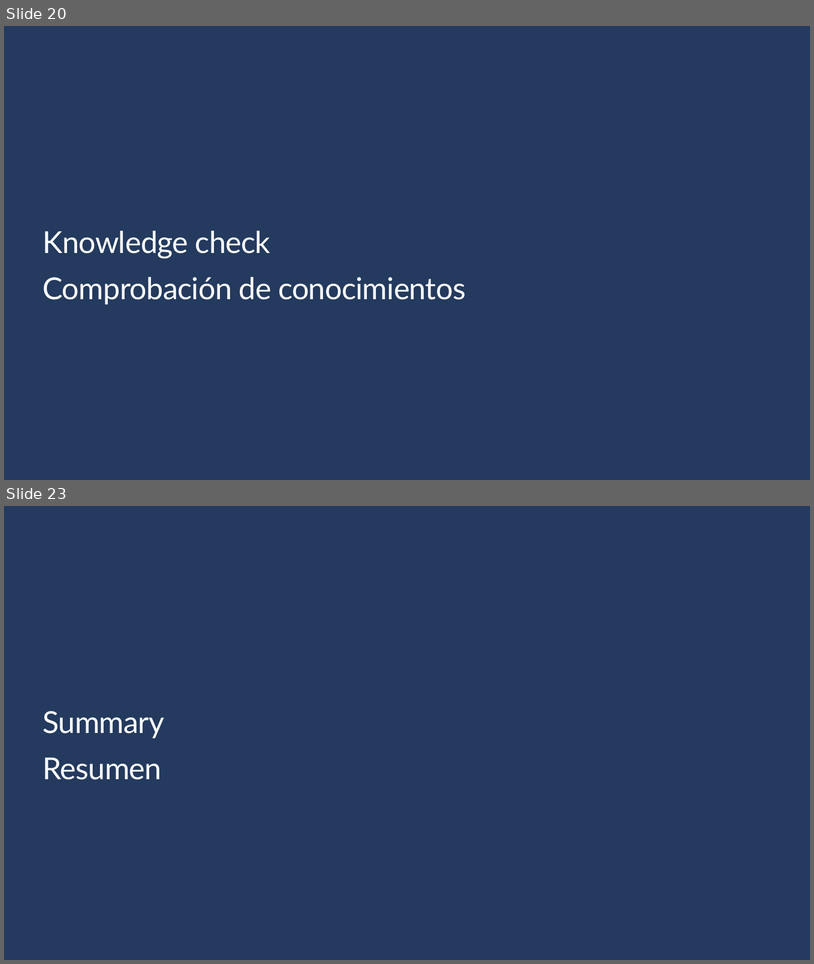
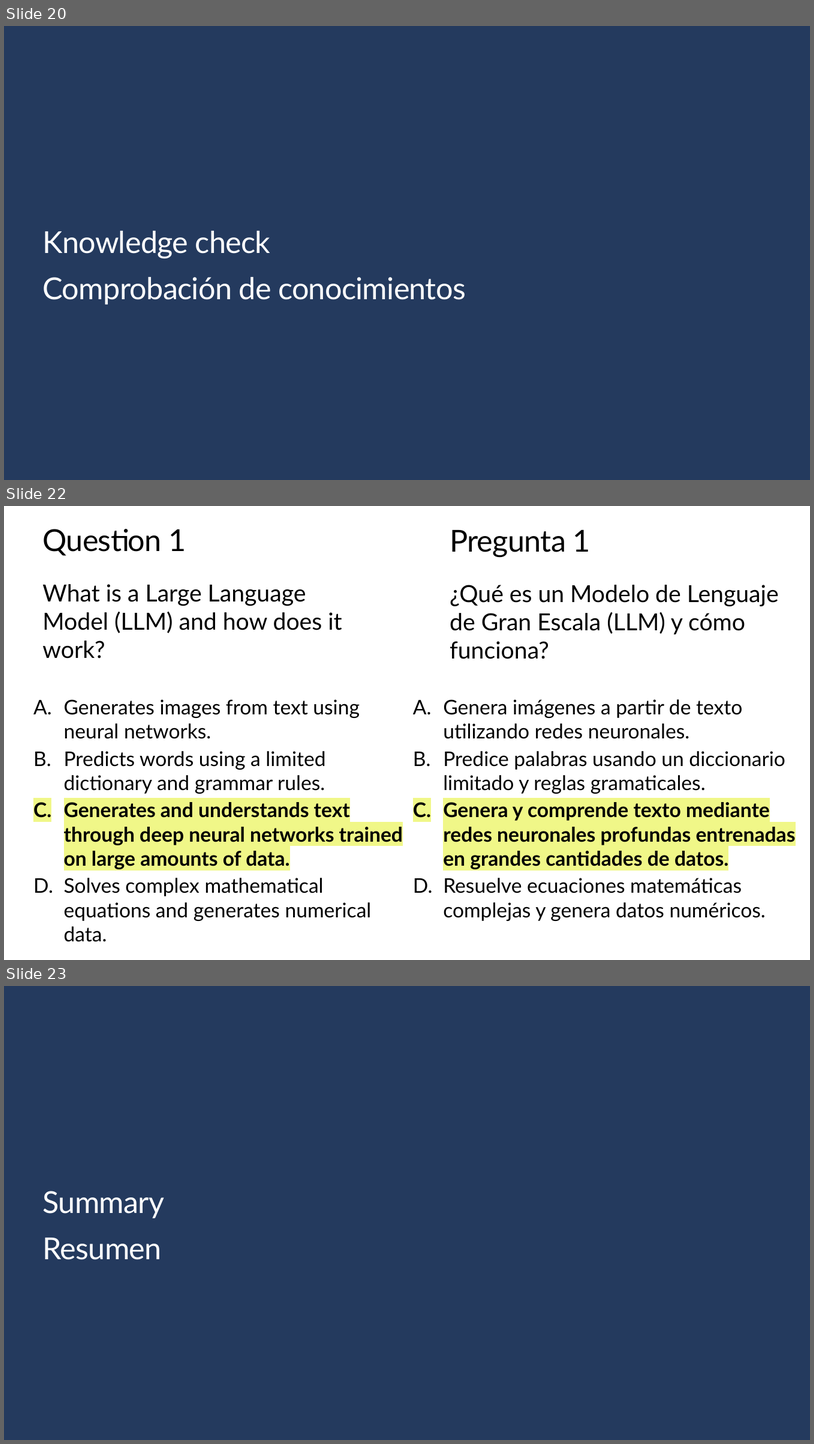
Before and after one commit to Gilberto-Guzman-Student-Ambassadors/AI-Adventures-Exploring-LLM-Models-Building-Your-Own-Chatbot-Locally-and-in-the-Cloud-, a slide deck: presentation/slides.pptx. Shown one above the other, each under a label of ours: slides 20 and 23 before the commit, slides 20, 22 and 23 after it; the slides between them are not shown. The pictures are 814x964 and 814x1444 pixels, drawn with LibreOffice and Linux fonts; fonts in the diff are those of the drawing; background and template pictures are left out. Boxes give left, top, right and bottom in pixels: in the first picture for what was removed or moved away, otherwise in the second. Text is boxed around its words. In the diff, an @@ line names an element or a change of style, - is before the commit and + after.

```diff
--- a/presentation/slides.pptx
+++ b/presentation/slides.pptx
@@ slide 22 added at (4,506,810,960), background #FFFFFF @@
@@ title added at (42,529,186,556), 36 pt, text #000000 @@
+Question 1
@@ text added at (450,529,591,557), 36 pt, text #000000 @@
+Pregunta 1
@@ text added at (42,584,342,658), 28 pt, text #000000 @@
+What is a Large Language Model (LLM) and how does it work?
@@ text added at (450,585,779,659), 28 pt, text #000000 @@
+¿Qué es un Modelo de Lenguaje de Gran Escala (LLM) y cómo funciona?
@@ text added at (64,699,403,921), 24 pt, text #000000 @@
+  A. Generates images from text using neural networks.
+  B. Predicts words using a limited dictionary and grammar rules.
+  C. Generates and understands text through deep neural networks trained on large amounts of data.
+  D. Solves complex mathematical equations and generates numerical data.
@@ text added at (443,699,796,921), 24 pt, text #000000 @@
+  A. Genera imágenes a partir de texto utilizando redes neuronales.
+  B. Predice palabras usando un diccionario limitado y reglas gramaticales.
+  C. Genera y comprende texto mediante redes neuronales profundas entrenadas en grandes cantidades de datos.
+  D. Resuelve ecuaciones matemáticas complejas y genera datos numéricos.
```
Also in this commit, not shown: 4 slides changed, 2 other slides added, 3 slides removed.
